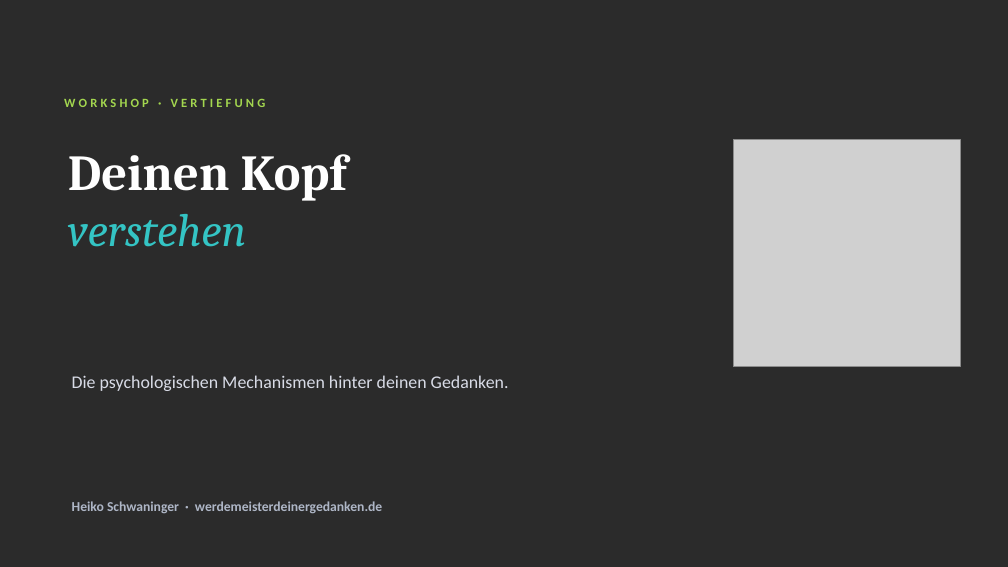
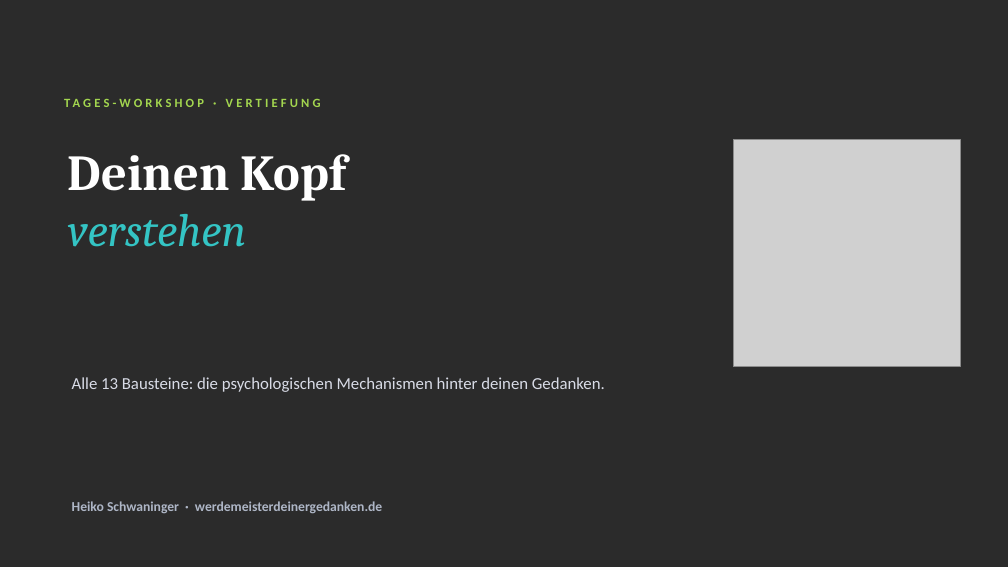
Before and after one commit to Heiko888/werdemeisterdeinergedanken, a slide deck: slide 1 of docs/workshop/vertiefungen/WMDG-Workshop-Vertiefungen-Kopf-verstehen.pptx. Drawn at 1008x567 pixels with LibreOffice and Linux fonts; fonts in the diff are those of the drawing; grey boxes stand for pictures; background and template pictures are left out; a plain dark background stands for a picture behind light text. Boxes give left, top, right and bottom in pixels: in the first picture for what was removed or moved away, otherwise in the second. Text is boxed around its words. In the diff, an @@ line names an element or a change of style, - is before the commit and + after.

```diff
--- a/docs/workshop/vertiefungen/WMDG-Workshop-Vertiefungen-Kopf-verstehen.pptx
+++ b/docs/workshop/vertiefungen/WMDG-Workshop-Vertiefungen-Kopf-verstehen.pptx
@@ text at bbox=[64, 99, 266, 107]: text changed @@
-WORKSHOP · VERTIEFUNG
+TAGES-WORKSHOP · VERTIEFUNG
@@ text at bbox=[72, 377, 605, 392]: text changed; size 17 to 16 pt @@
-Die psychologischen Mechanismen hinter deinen Gedanken.
+Alle 13 Bausteine: die psychologischen Mechanismen hinter deinen Gedanken.
```
Also in this commit, not shown: 13 other slides changed, 7 slides added, 3 other files.
